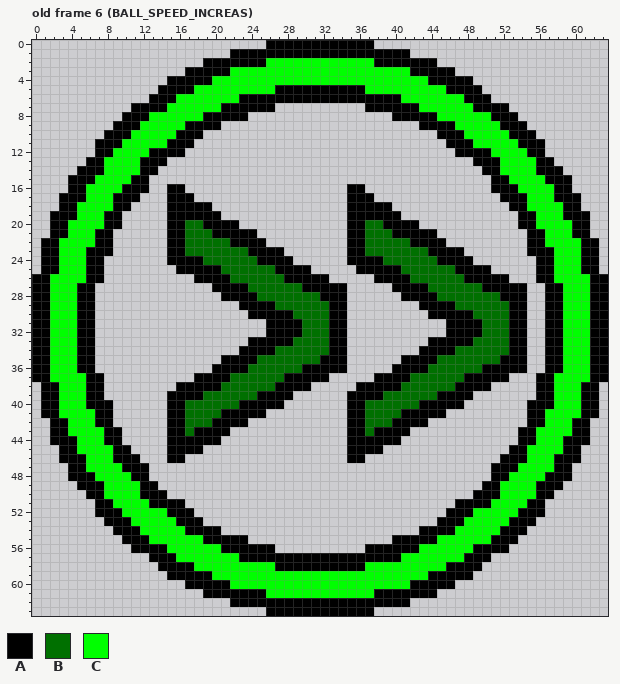
Pixel-art file, stored at assets/textures/world/Items.aseprite. Above, as it was before the edit.
64x64 pixels, 14 frames. Shown: old frame 6 (BALL_SPEED_INCREAS).
Visible layers, top first: "Icon", "Background red", "Background yellow", "Background green".
Palette (. is transparent): A #000000  B #007000  C #00ff00
Pixels before, old frame 6 (BALL_SPEED_INCREAS) (only the part around the change), first column x 4:
12 ...AACCCCAAAA..............................AAAACCCCAA......
13 ..AACCCCAAA..................................AAACCCCAA.....
14 .AAACCCCAA....................................AACCCCAAA....
15 AAACCCCAA......................................AACCCCAAA...
16 AACCCCAAA..AA..................AA..............AAACCCCAA...
17 AACCCAAA...AAA.................AAA..............AAACCCAAA..
18 ACCCCAA....AAAAA...............AAAAA.............AACCCCAA..
19 ACCCAA.....AAAAAA..............AAAAAA.............AACCCAAA.
20 CCCCAA.....AABBAAAA............AABBAAAA...........AACCCCAA.
21 CCCAA......AABBBAAAAA..........AABBBAAAAA..........AACCCAA.
22 CCCAA......AABBBBBAAAA.........AABBBBBAAAA.........AACCCCAA
23 CCAAA......AABBBBBBBAAAA.......AABBBBBBBAAAA.......AAACCCAA
24 CCAA.......AAAABBBBBBAAAA......AAAABBBBBBAAAA.......AACCCAA
25 CCAA........AAAAABBBBBBAAAA.....AAAAABBBBBBAAAA.....AACCCAA
26 CCAA..........AAAABBBBBBAAAAA.....AAAABBBBBBAAAAA...AACCCCA
27 CAA.............AAAABBBBBBAAAAA.....AAAABBBBBBAAAAA..AACCCA
28 CAA..............AAAABBBBBBBAAA......AAAABBBBBBBAAA..AACCCA
29 CAA................AAAABBBBBBAA........AAAABBBBBBAA..AACCCA
30 CAA.................AAAAABBBBAA.........AAAAABBBBAA..AACCCA
31 CAA...................AAAABBBAA...........AAAABBBAA..AACCCA
32 CAA...................AAAABBBAA...........AAAABBBAA..AACCCA
33 CAA.................AAAAABBBBAA.........AAAAABBBBAA..AACCCA
34 CAA................AAAABBBBBBAA........AAAABBBBBBAA..AACCCA
35 CAA..............AAAABBBBBBBAAA......AAAABBBBBBBAAA..AACCCA
36 CAA.............AAAABBBBBBAAAAA.....AAAABBBBBBAAAAA..AACCCA
37 CCAA..........AAAABBBBBBAAAAA.....AAAABBBBBBAAAAA...AACCCCA
38 CCAA........AAAAABBBBBBAAAA.....AAAAABBBBBBAAAA.....AACCCAA
39 CCAA.......AAAABBBBBBAAAA......AAAABBBBBBAAAA.......AACCCAA
40 CCAAA......AABBBBBBAAAAA.......AABBBBBBAAAAA.......AAACCCAA
41 CCCAA......AABBBBAAAAA.........AABBBBAAAAA.........AACCCCAA
42 CCCAA......AABBBAAAA...........AABBBAAAA...........AACCCAA.
43 CCCCAA.....AABAAAA.............AABAAAA............AACCCCAA.
44 ACCCAA.....AAAAAA..............AAAAAA.............AACCCAAA.
45 ACCCCAA....AAAA................AAAA..............AACCCCAA..
46 AACCCAAA...AA..................AA...............AAACCCAAA..
47 AACCCCAAA......................................AAACCCCAA...
48 AAACCCCAA......................................AACCCCAAA...
49 .AAACCCCAA....................................AACCCCAAA....
50 ..AACCCCAAA..................................AAACCCCAA.....
51 ...AACCCCAAAA..............................AAAACCCCAA......
52 ...AAACCCCCAAA............................AAACCCCCAAA......
After the commit:
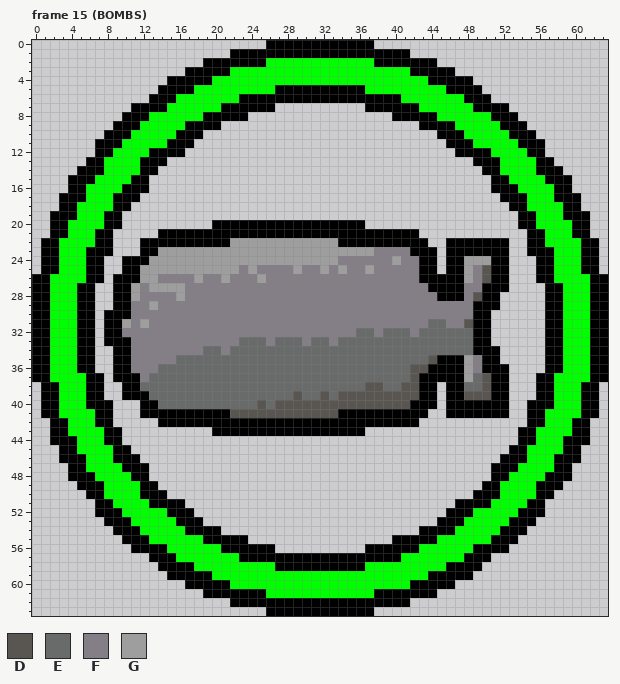
Colours new in this view: D #595652  E #696a6a  F #847e87  G #9e9e9e
A new or re-ordered frame is compared with the old frame closest to it.
Commit message: New Item: Bomb!
The edit:
frames 14 -> 15
Changed rows in their new state; - is an unchanged pixel.
Frame 15 (BOMBS) is new; against old frame 6 (BALL_SPEED_INCREAS), layer "Icon":
first column x 8:
16 -------..------------------..------------------
17 -------...-----------------...-----------------
18 -------.....---------------.....---------------
19 -------......--------------......--------------
20 -------.....---AAAAAAAAAAAA--......------------
21 ------A--AAA-----AAAAAAAAAA--AAA---..----------
22 ----AAA--AAAAAGGGGGGGGGGGGA--AAAAA--..AAAAAAA--
23 ----AAGGGGGGGGGGGGGGGGGGGGGGGGFFFFAA-.--AAAAA--
24 --AAAGGGGGGGGGGGGGGGGGGGGGFFFFFFGFFAA.--GGGAA--
25 --AAGGGGGGGGGGGFGFFFFGFFGFGFFGFFFFFAA.A-GFDAA--
26 -AAAGGFFFFGFFGFFFGFFFFFFFFFFFFFFFFFAAAAAGFD----
27 -AAGFGGGGFFFFFFFFFFFFFFFFFFFFFFFFFFFAAAAFF---..
28 -AAGFFFFGFFFFFFFFFFFFFFFFFFFFFFFFFFFFAAAFDAA...
29 -AAFFGFFFFFFFFFFFFFFFFFFFFFFFFFFFFFFFFFFFAAA...
30 AAAFFFFFFFFFFFFFFFFFFFFFFFFFFFFFFFFFFFFFFAA....
31 AAGFGFFFFFFFFFFFFFFFFFFFFFFFFFFFFFFFEEFFD-A....
32 AAFFFFFFFFFFFFFFFFFFFFFFFFFFEEFEEEFEEEEEE-A....
33 AAAFFFFFFFFFFFFEEEFEEEFEEFEEEEEEEEEEEEEEEAA....
34 -AAFFFFFFFFEEFEEEEEEEEEEEEEEEEEEEEEEEEEEEAAA...
35 -AAFFFFFEEEEEEEEEEEEEEEEEEEEEEEEEEEEDAAAGFAA...
36 -AAFFFEEEEEEEEEEEEEEEEEEEEEEEEEEEEDDAAAAGF---..
37 -AAAFEEEEEEEEEEEEEEEEEEEEEEEEEEEEEDAAAAAGED----
38 --AAEEEEEEEEEEEEEEEEEEEEEEEEEDDEEDDAA.A-EEDAA--
39 --AAAEEEEEEEEEEEEEEEEDEEDEDDDDDDDDDAA.--DDDAA--
40 ----AAEEEEEEEEEEEDEDDDDDDDDDDDDDDDA--.--AAAAA--
41 ----AAA--AAAA-DDDDDDDDDDDDA--AAAA---..AAAAAAA--
42 ------A--AAA----AAAAAAAAAAA--AAA---.-----------
43 -------.....--AAAAAAAAAAAAA--.....-------------
44 -------......--------------......--------------
45 -------....----------------....----------------
46 -------..------------------..------------------
